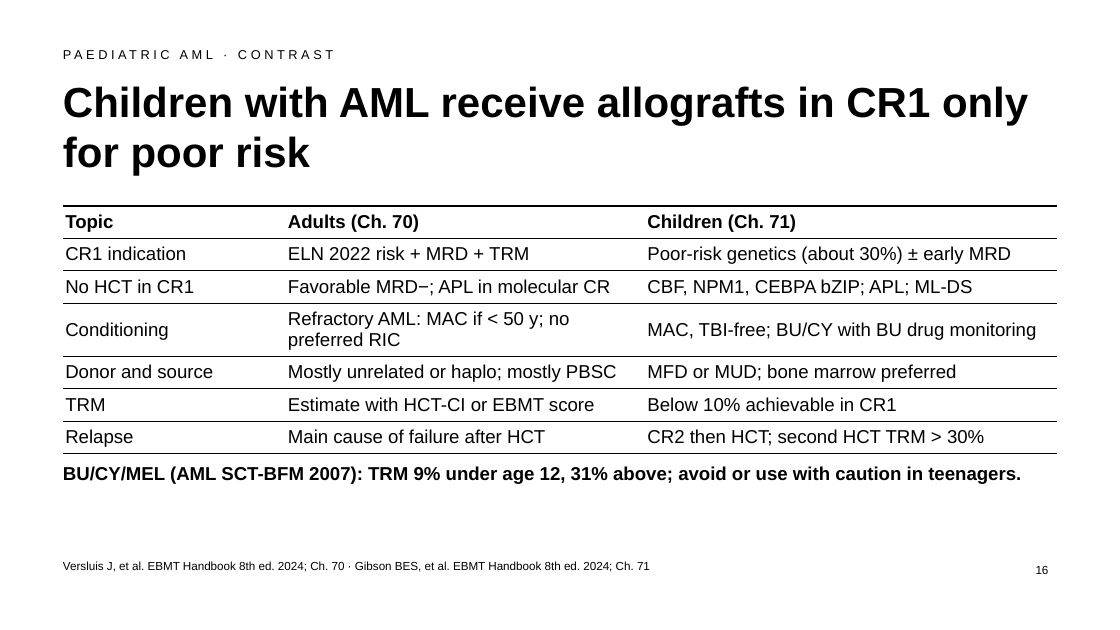
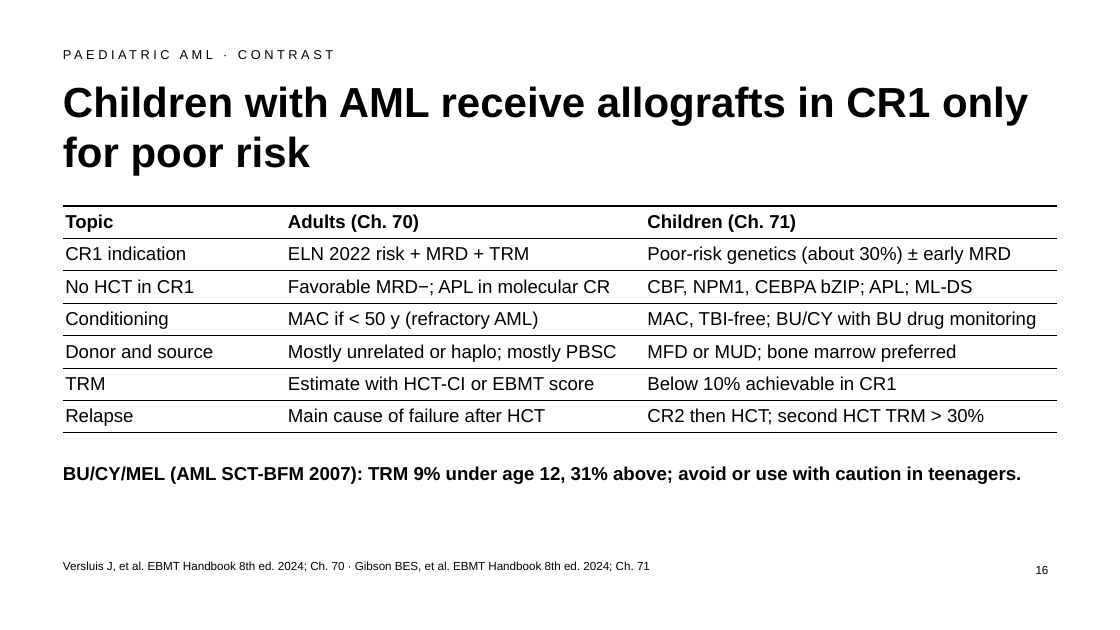
Before and after one commit to htlin222/ebmt-handbook-skill, a slide deck: slide 16 of slides/decks/s21-aml.pptx. Drawn at 1120x630 pixels with LibreOffice and Linux fonts; fonts in the diff are those of the drawing. Boxes give left, top, right and bottom in pixels: in the first picture for what was removed or moved away, otherwise in the second. Text is boxed around its words. In the diff, an @@ line names an element or a change of style, - is before the commit and + after.

```diff
--- a/slides/decks/s21-aml.pptx
+++ b/slides/decks/s21-aml.pptx
@@ table at (63, 206, 1057, 430) @@
-row 4, column 2: Refractory AML: MAC if < 50 y; no preferred RIC
+row 4, column 2: MAC if < 50 y (refractory AML)
```
Also in this commit, not shown: 1 other file.
